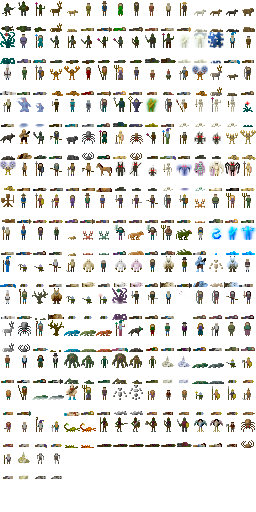
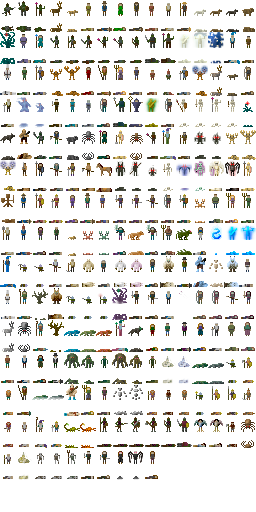
Before/after of a 256 x 512 layered artwork. What changed in the layer stack:
painted on "Background" over [67, 159, 158, 480]
